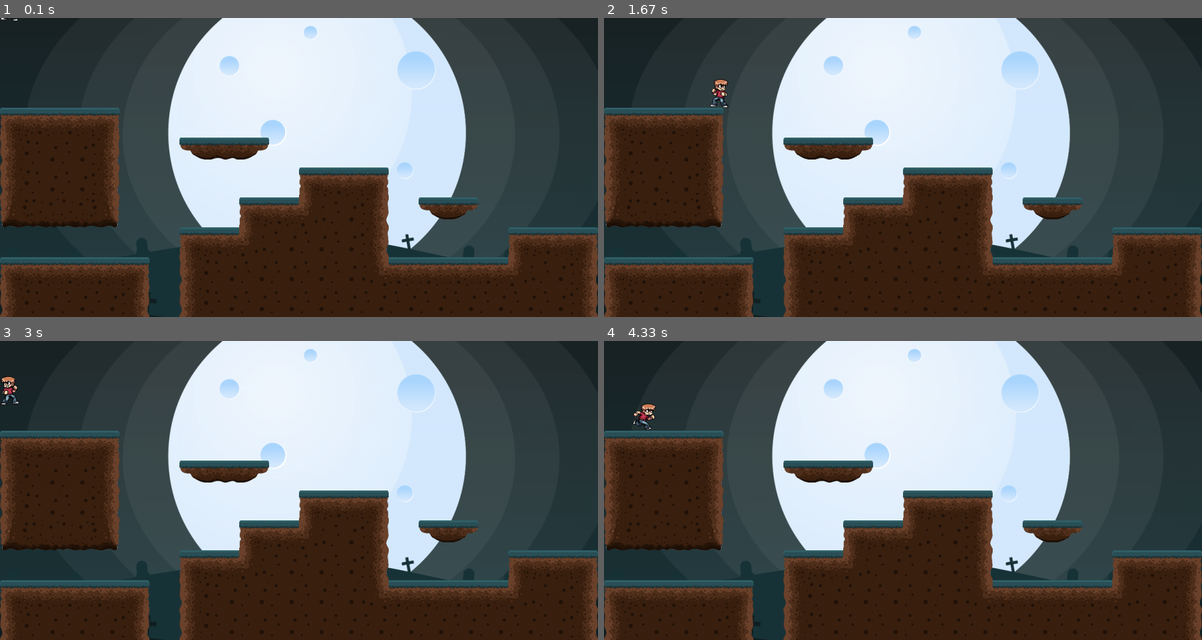
Above: before the commit, frames 1-4 (two rows, left to right).
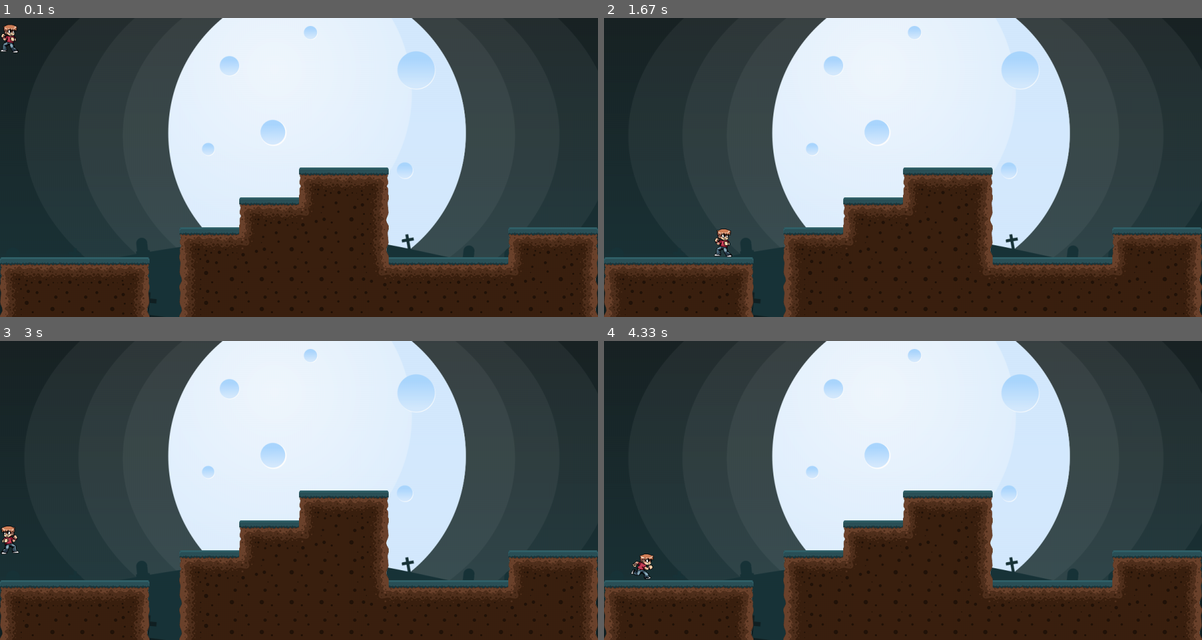
Above: after the commit, the same moments.

Repository: Tung-hehe/punch-pygame
Game: pygame game, started from main.py
The game is run twice, just before and just after one commit, with the same random seed, the same clock (stepped at 60 frames per second) and the same inputs.
Inputs:
- Up to frame 1 (0.1 s): no input
- Up to frame 2 (1.67 s): hold D 0.33-0.8 s; hold W 0.83-1.13 s; hold D 1.17-1.63 s
- Up to frame 3 (3 s): hold A 1.67-2.2 s; tap E at 1.82 s; hold A 2.23-2.63 s; hold W from 2.67 s (still down)
- Up to frame 4 (4.33 s): release W at 3.03 s; hold D 3.07-3.7 s; tap E at 3.22 s; hold A 3.73-4.2 s; hold D from 4.23 s (still down)

The runs differ from the first frame. In frame 1, 9.2% of the frame differs, in the area x 0-80%, y 0-70%; in frame 2, 9.4%; in frame 3, 9.2%; in frame 4, 9.4%, in the area x 0-80%, y 20-80%.

Commit message:
Fix image

Diff:
--- a/main.py
+++ b/main.py
@@ -10,10 +10,10 @@
 map = [['0','0','0','0','0','0','0','0','0','0','0','0','0','0','0','0','0','0','0','0'],
        ['0','0','0','0','0','0','0','0','0','0','0','0','0','0','0','0','0','0','0','0'],
        ['0','0','0','0','0','0','0','0','0','0','0','0','0','0','0','0','0','0','0','0'],
-       ['1','2','2','3','0','0','0','0','0','0','0','0','0','0','0','0','0','0','0','0'],
-       ['4','5','5','6','0','0','14','15','16','0','0','0','0','0','0','0','0','0','0','0'],
-       ['4','5','5','6','0','0','0','0','0','0','1','2','3','0','0','0','0','0','0','0'],
-       ['12','9','9','13','0','0','0','0','1','2','8','5','6','0','14','16','0','0','0','0'],
+       ['0','0','0','0','0','0','0','0','0','0','0','0','0','0','0','0','0','0','0','0'],
+       ['0','0','0','0','0','0','0','0','0','0','0','0','0','0','0','0','0','0','0','0'],
+       ['0','0','0','0','0','0','0','0','0','0','1','2','3','0','0','0','0','0','0','0'],
+       ['0','0','0','0','0','0','0','0','1','2','8','5','6','0','0','0','0','0','0','0'],
        ['0','0','0','0','0','0','1','2','8','5','5','5','6','0','0','0','0','1','2','3'],
        ['1','2','2','2','3','0','4','5','5','5','5','5','10','2','2','2','2','8','5','6'],
        ['4','5','5','5','6','0','4','5','5','5','5','5','5','5','5','5','5','5','5','6']]
@@ -83,6 +83,7 @@
     map_check_x += player.vel.x
     map_check_y += player.vel.y
     all_sprites.update()
-    all_sprites.draw(screen)
+    platforms.draw(screen)
+    screen.blit(player.image, (player.rect.x - (player.size[0] - player.rect.w)/2, player.rect.y - (player.size[1] - player.rect.h)))
     pygame.display.flip()
 pygame.quit()
--- a/setting.py
+++ b/setting.py
@@ -3,7 +3,7 @@
 FPS = 60
 TILE_SIZE = 60
 GRAVITY = 0.5
-PLAYER_ACC = 1
+PLAYER_ACC = 2
 PLAYER_MAX_Y = 10
 PLAYER_MAX_X = 4
 WHITE = (255, 255, 255)
--- a/sprites.py
+++ b/sprites.py
@@ -12,9 +12,7 @@
         self.load_image()
         self.image = self.stand[0]
         self.rect = self.image.get_rect()
-        self.rect.x = 0
-        self.rect.y = 0
-        self.rect.midbottom = (self.rect.x, self.rect.y)
+        self.size = self.image.get_size()
         self.current_frame = 0
         self.current_attack = 0
         self.attack_q = False
@@ -28,12 +26,11 @@
         self.stand = load_sprite('image/Player/stand/', 6)
         self.run = load_sprite('image/Player/run/', 8)
         self.jump = load_sprite('image/Player/jump/', 4)
-        self.fall = load_sprite('image/Player/fall/', 4)
-        self.combo1 = load_sprite('image/Player/attack/combo1/', 17)
+        self.combo1 = load_sprite('image/Player/attack/combo1/', 8)
         self.combo2 = load_sprite('image/Player/attack/combo2/', 7)
         self.combo3 = load_sprite('image/Player/attack/combo3/', 8)
     def animate(self, action):
-        self.current_frame += 0.12
+        self.current_frame += 0.2
         if self.face_right == True:
             self.image = action[int(self.current_frame) % len(action)]
         else:
@@ -86,6 +83,7 @@
                 self.image = self.combo2[int(self.current_attack)]
             else:
                 self.image = pygame.transform.flip(self.combo2[int(self.current_attack)], True, False)
+        self.size = self.image.get_size()
 
 class Platform(pygame.sprite.Sprite):
      def __init__(self, x = 0, y = 0, type = '1'):
Renamed: image/Map_2/Objects/Bush (1).png -> image/Map_2/Objects/Bush_1.png
Renamed: image/Map_2/Objects/Bush (2).png -> image/Map_2/Objects/Bush_2.png
Renamed: image/Map_2/Objects/TombStone (1).png -> image/Map_2/Objects/TombStone_1.png
Binary file removed: image/Player/attack/combo1/10.png
Binary file removed: image/Player/attack/combo1/11.png
Binary file removed: image/Player/attack/combo1/12.png
Binary file removed: image/Player/attack/combo1/13.png
Binary file removed: image/Player/attack/combo1/14.png
Binary file removed: image/Player/attack/combo1/15.png
Binary file removed: image/Player/attack/combo1/16.png
Binary file removed: image/Player/attack/combo1/17.png
Binary file removed: image/Player/attack/combo1/9.png
(and 29 more such lines)
